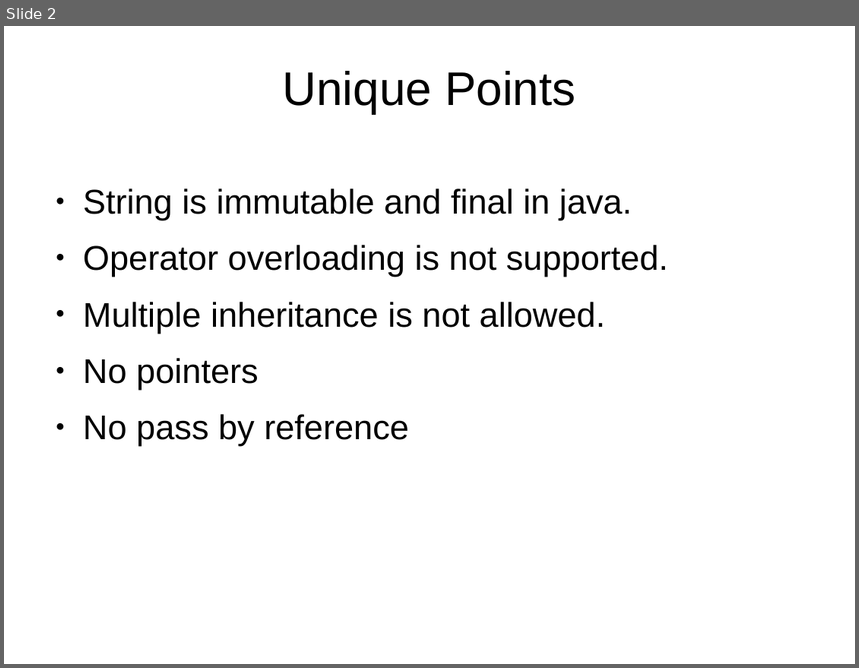
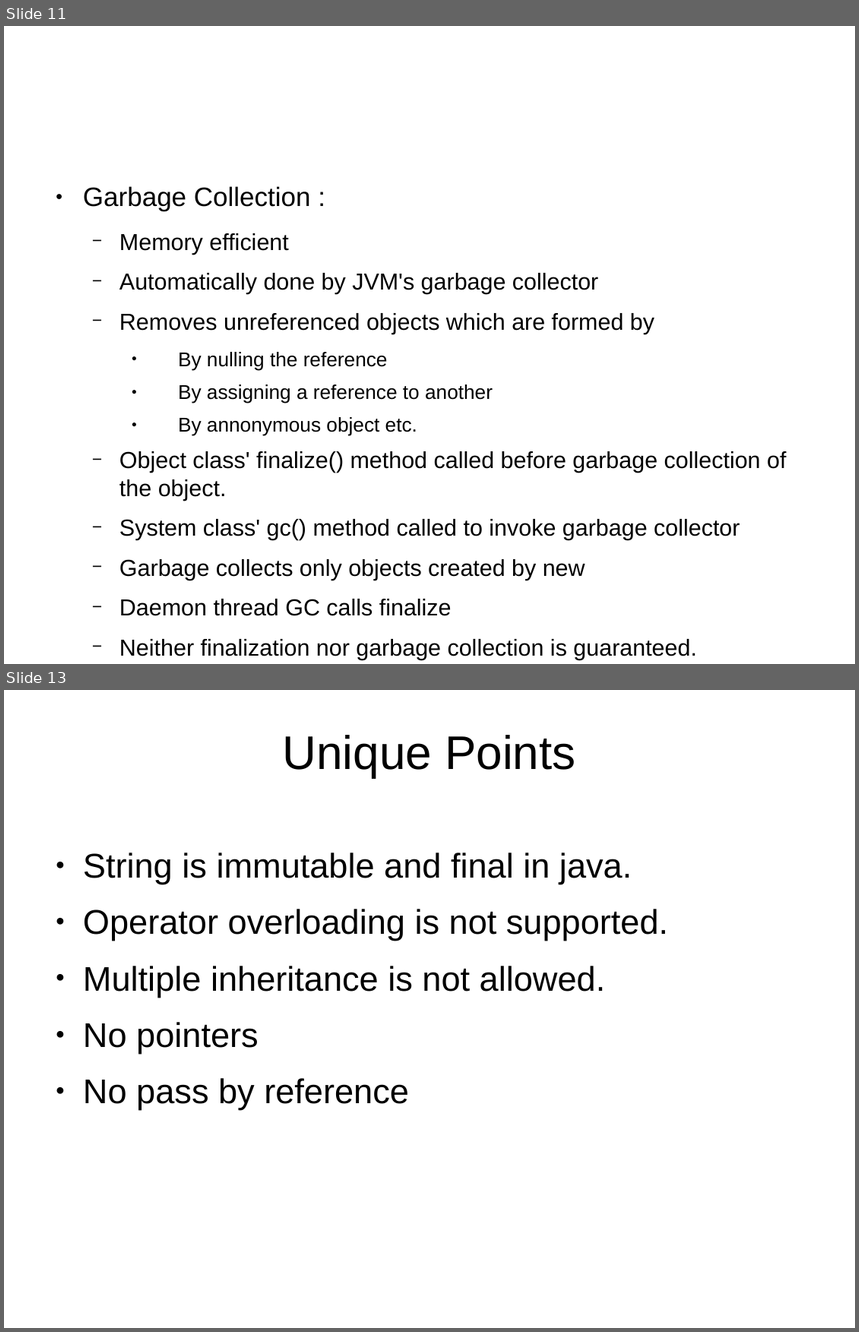
Before and after one commit to tanmayrajani/Internship_PreWork, a slide deck: Java/Java_Notes.odp. Shown one above the other, each under a label of ours: slide 2 before the commit, slides 11 and 13 after it; the slides between them are not shown. The pictures are 859x668 and 859x1332 pixels, drawn with LibreOffice and Linux fonts; fonts in the diff are those of the drawing; background and template pictures are left out. Boxes give left, top, right and bottom in pixels: in the first picture for what was removed or moved away, otherwise in the second. Text is boxed around its words. In the diff, an @@ line names an element or a change of style, - is before the commit and + after.

```diff
--- a/Java/Java_Notes.odp
+++ b/Java/Java_Notes.odp
@@ slide 11 added at [4,26,855,664], background picture (left out) @@
@@ text added at [83,186,786,660], 21.6 pt, text #000000 @@
+● Garbage Collection :
+  − Memory efficient
+  − Automatically done by JVM's garbage collector
+  − Removes unreferenced objects which are formed by
+    ● By nulling the reference
+    ● By assigning a reference to another
+    ● By annonymous object etc.
+  − Object class' finalize() method called before garbage collection of the object.
+  − System class' gc() method called to invoke garbage collector
+  − Garbage collects only objects created by new
+  − Daemon thread GC calls finalize
+  − Neither finalization nor garbage collection is guaranteed.
@@ what was slide 2 is now slide 13 @@
```
Also in this commit, not shown: 10 other slides added, 4 other files.
